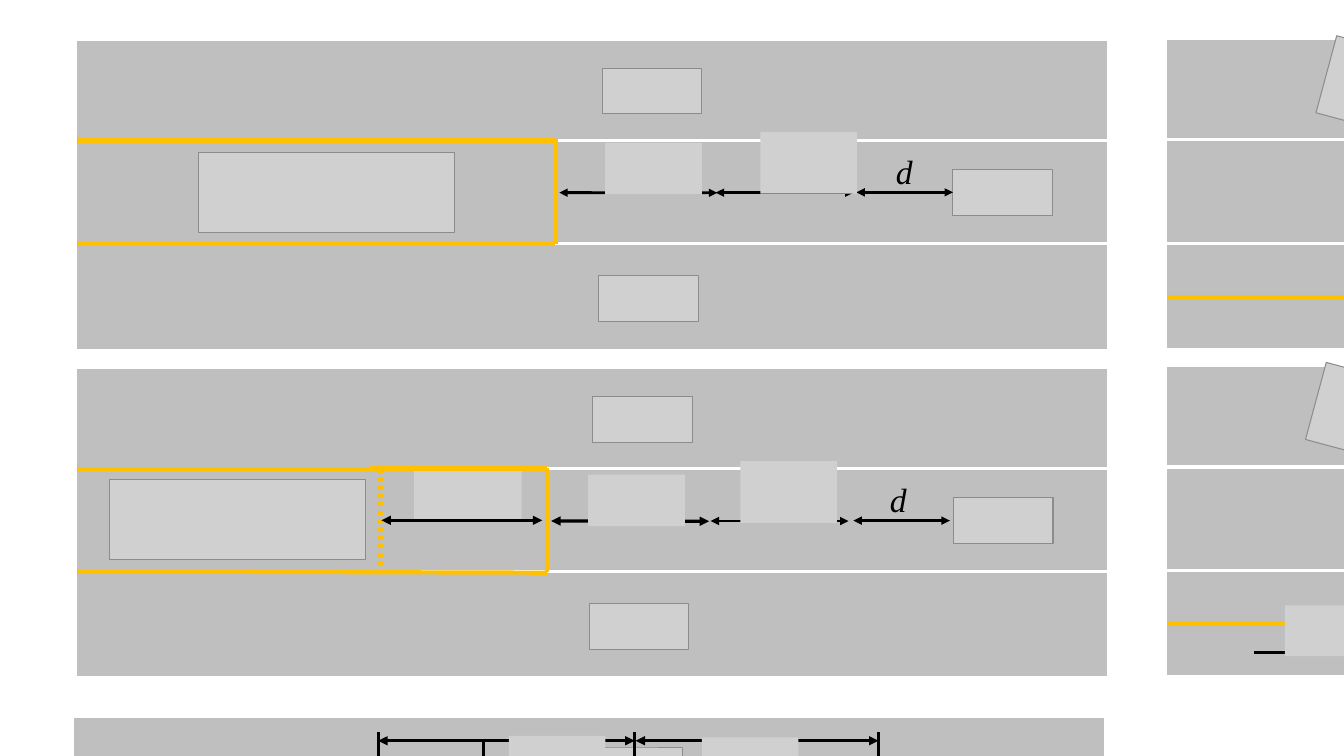
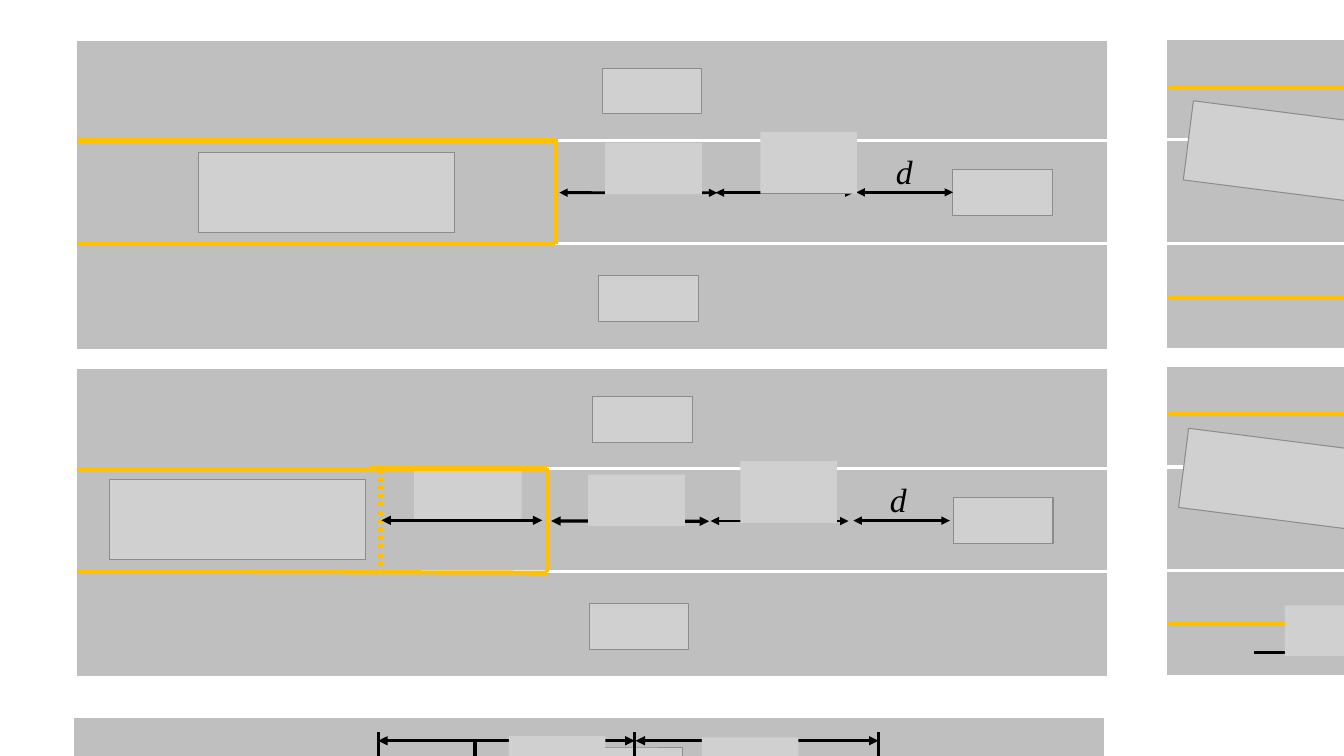
Before and after one commit to Qunzhang1996/Master_Thesis, a slide deck: slide 1 of Presentation/New Microsoft PowerPoint Presentation (2).pptx. Drawn at 1344x756 pixels with LibreOffice and Linux fonts; fonts in the diff are those of the drawing; grey boxes stand for pictures; background and template pictures are left out. Boxes give left, top, right and bottom in pixels: in the first picture for what was removed or moved away, otherwise in the second. Text is boxed around its words. In the diff, an @@ line names an element or a change of style, - is before the commit and + after.

```diff
--- a/Presentation/New Microsoft PowerPoint Presentation (2).pptx
+++ b/Presentation/New Microsoft PowerPoint Presentation (2).pptx
@@ line added from (1168, 88) to (1344, 88), #FFC000 3 pt @@
@@ picture at box(1184, 101, 1344, 213): rotation 15 to 7 degrees @@
@@ freeform shape added at box(1316, 163, 1344, 195), outline #FF0000 3 pt @@
@@ line added from (1168, 413) to (1344, 413), #FFC000 3 pt @@
@@ picture at box(1179, 429, 1344, 540): rotation 15 to 7 degrees @@
@@ freeform shape added at box(1311, 490, 1344, 521), outline #FF0000 3 pt @@
@@ arrow added from (475, 741) to (475, 756), #000000 2.25 pt @@
@@ arrow moved from (484, 756) - (484, 741) to (791, 756) - (791, 741) @@
```
Also in this commit, not shown: 1 other slide changed, 3 slides added, 12 other files.
